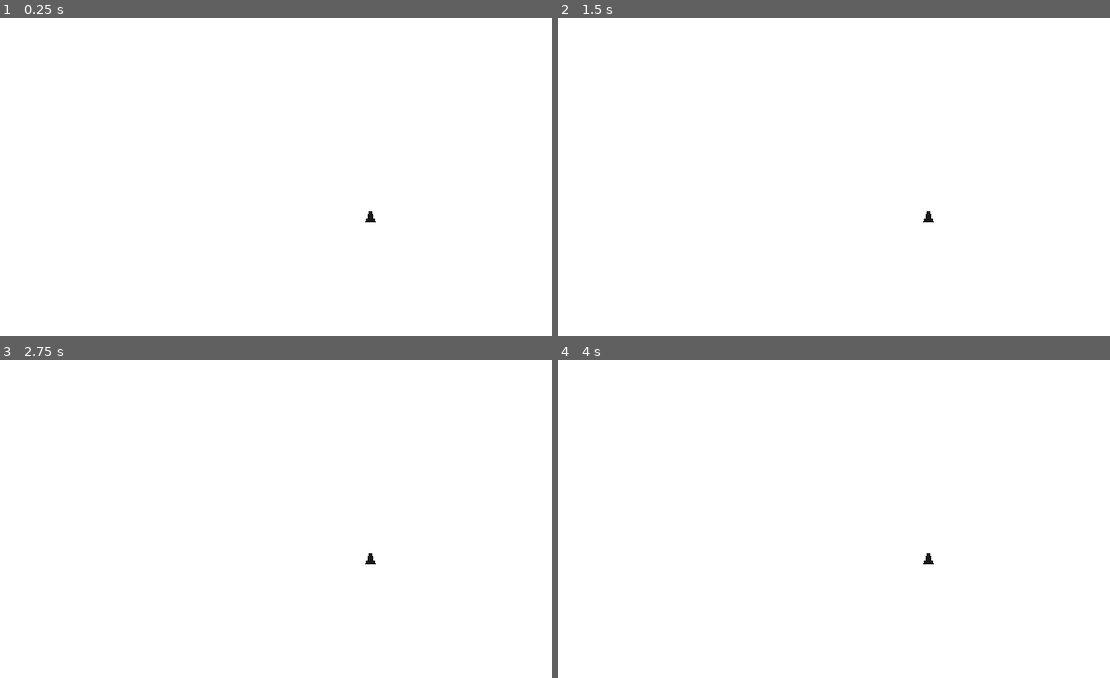
Above: before the commit, frames 1-4 (two rows, left to right).
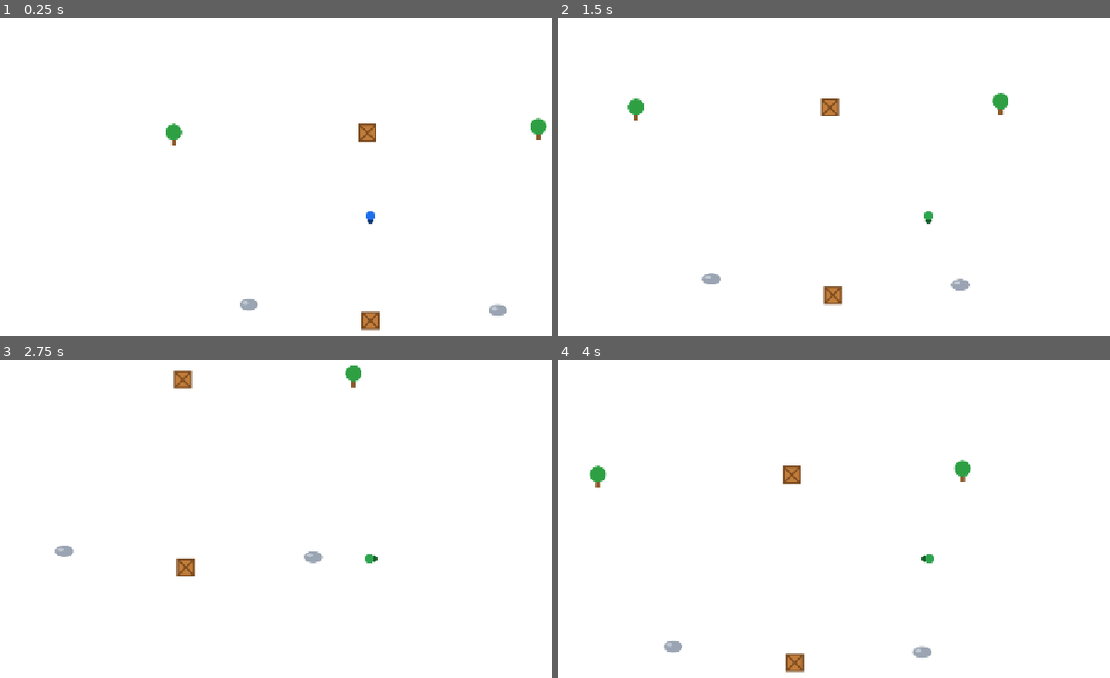
Above: after the commit, the same moments.

Repository: Drahos141/GameProject
Game: Godot game, scene res://scenes/main.tscn
Same seed, same stepped clock (60 frames per second), same inputs: the game is played once before the commit and once after it.
Inputs:
- Up to frame 1 (0.25 s): no input
- Up to frame 2 (1.5 s): tap Enter at 0.5 s; hold Right (ui_right) 0.53-1.28 s; hold Down (ui_down) from 1.28 s (still down)
- Up to frame 3 (2.75 s): release Down (ui_down) at 2.03 s; hold Right (ui_right) from 2.03 s (still down)
- Up to frame 4 (4 s): release Right (ui_right) at 2.78 s; hold Up (ui_up) 2.78-3.53 s; hold Left (ui_left) from 3.53 s (still down)

The runs differ from the first frame. In frame 1, 0.9% of the frame differs, in the area x 30-99%, y 31-99%; in frame 2, 1.0%; in frame 3, 0.8%; in frame 4, 1.0%, in the area x 5-75%, y 31-99%.

Commit message:
Test sprites 2

Diff:
--- a/scenes/main.tscn
+++ b/scenes/main.tscn
@@ -1,11 +1,113 @@
-[gd_scene load_steps=3 format=3]
+[gd_scene load_steps=15 format=3]
 
 [ext_resource type="Script" path="res://scripts/player.gd" id="1_xf71q"]
+[ext_resource type="Texture2D" path="res://assets/player/idle_down.svg" id="2_pd1"]
+[ext_resource type="Texture2D" path="res://assets/player/idle_up.svg" id="3_pu1"]
+[ext_resource type="Texture2D" path="res://assets/player/idle_left.svg" id="4_pl1"]
+[ext_resource type="Texture2D" path="res://assets/player/idle_right.svg" id="5_pr1"]
+[ext_resource type="Texture2D" path="res://assets/player/walk_down.svg" id="6_pwd1"]
+[ext_resource type="Texture2D" path="res://assets/player/walk_up.svg" id="7_pwu1"]
+[ext_resource type="Texture2D" path="res://assets/player/walk_left.svg" id="8_pwl1"]
+[ext_resource type="Texture2D" path="res://assets/player/walk_right.svg" id="9_pwr1"]
+[ext_resource type="Texture2D" path="res://assets/objects/tree.svg" id="10_tree"]
+[ext_resource type="Texture2D" path="res://assets/objects/rock.svg" id="11_rock"]
+[ext_resource type="Texture2D" path="res://assets/objects/crate.svg" id="12_crate"]
 
 [sub_resource type="CircleShape2D" id="CircleShape2D_r2axr"]
 radius = 12.0
 
+[sub_resource type="SpriteFrames" id="SpriteFrames_player"]
+animations = [{
+"frames": [{
+"duration": 1.0,
+"texture": ExtResource("2_pd1")
+}],
+"loop": true,
+"name": &"idle_down",
+"speed": 5.0
+}, {
+"frames": [{
+"duration": 1.0,
+"texture": ExtResource("3_pu1")
+}],
+"loop": true,
+"name": &"idle_up",
+"speed": 5.0
+}, {
+"frames": [{
+"duration": 1.0,
+"texture": ExtResource("4_pl1")
+}],
+"loop": true,
+"name": &"idle_left",
+"speed": 5.0
+}, {
+"frames": [{
+"duration": 1.0,
+"texture": ExtResource("5_pr1")
+}],
+"loop": true,
+"name": &"idle_right",
+"speed": 5.0
+}, {
+"frames": [{
+"duration": 1.0,
+"texture": ExtResource("6_pwd1")
+}],
+"loop": true,
+"name": &"walk_down",
+"speed": 8.0
+}, {
+"frames": [{
+"duration": 1.0,
+"texture": ExtResource("7_pwu1")
+}],
+"loop": true,
+"name": &"walk_up",
+"speed": 8.0
+}, {
+"frames": [{
+"duration": 1.0,
+"texture": ExtResource("8_pwl1")
+}],
+"loop": true,
+"name": &"walk_left",
+"speed": 8.0
+}, {
+"frames": [{
+"duration": 1.0,
+"texture": ExtResource("9_pwr1")
+}],
+"loop": true,
+"name": &"walk_right",
+"speed": 8.0
+}]
+
 [node name="Main" type="Node2D"]
+
+[node name="TreeA" type="Sprite2D" parent="."]
+position = Vector2(300, 220)
+texture = ExtResource("10_tree")
+
+[node name="TreeB" type="Sprite2D" parent="."]
+position = Vector2(930, 210)
+texture = ExtResource("10_tree")
+
+[node name="RockA" type="Sprite2D" parent="."]
+position = Vector2(430, 510)
+texture = ExtResource("11_rock")
+
+[node name="RockB" type="Sprite2D" parent="."]
+position = Vector2(860, 520)
+texture = ExtResource("11_rock")
+
+[node name="CrateA" type="Sprite2D" parent="."]
+position = Vector2(635, 215)
+texture = ExtResource("12_crate")
+
+[node name="CrateB" type="Sprite2D" parent="."]
+position = Vector2(640, 540)
+texture = ExtResource("12_crate")
 
 [node name="Player" type="CharacterBody2D" parent="."]
 position = Vector2(640, 360)
@@ -15,6 +117,8 @@
 shape = SubResource("CircleShape2D_r2axr")
 
 [node name="AnimatedSprite2D" type="AnimatedSprite2D" parent="Player"]
+sprite_frames = SubResource("SpriteFrames_player")
+animation = &"idle_down"
 
 [node name="Body" type="Polygon2D" parent="Player"]
 color = Color(0.1, 0.1, 0.1, 1)
Not shown, changed: README.md
